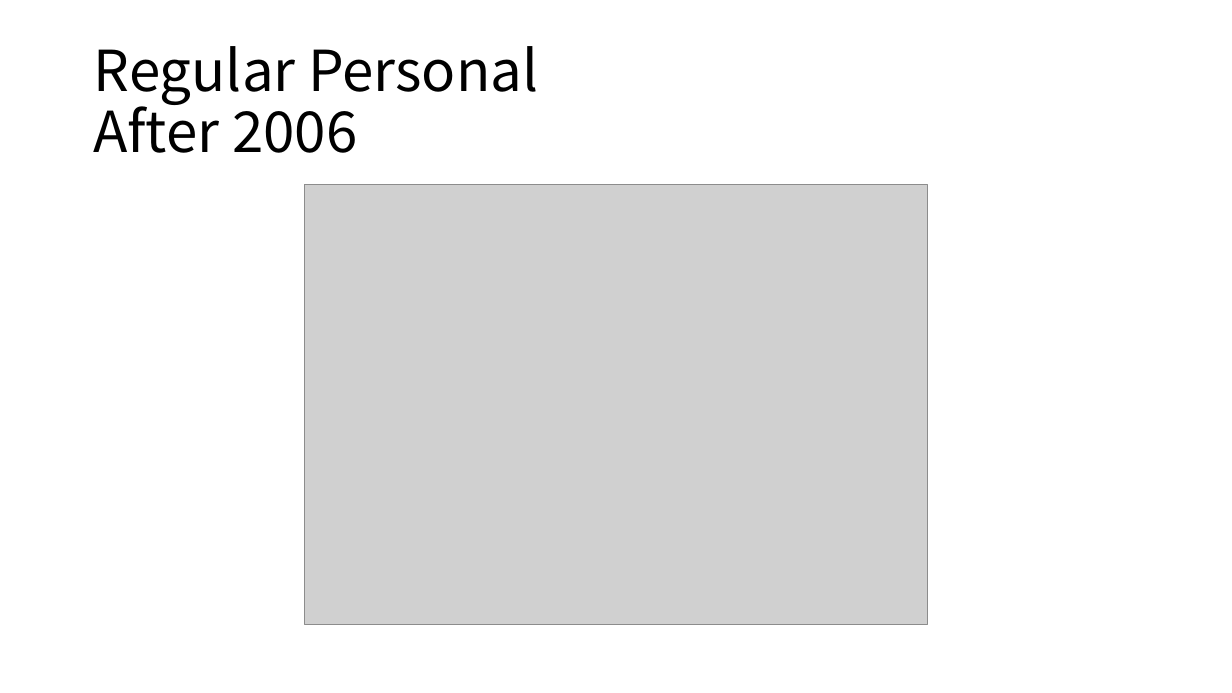
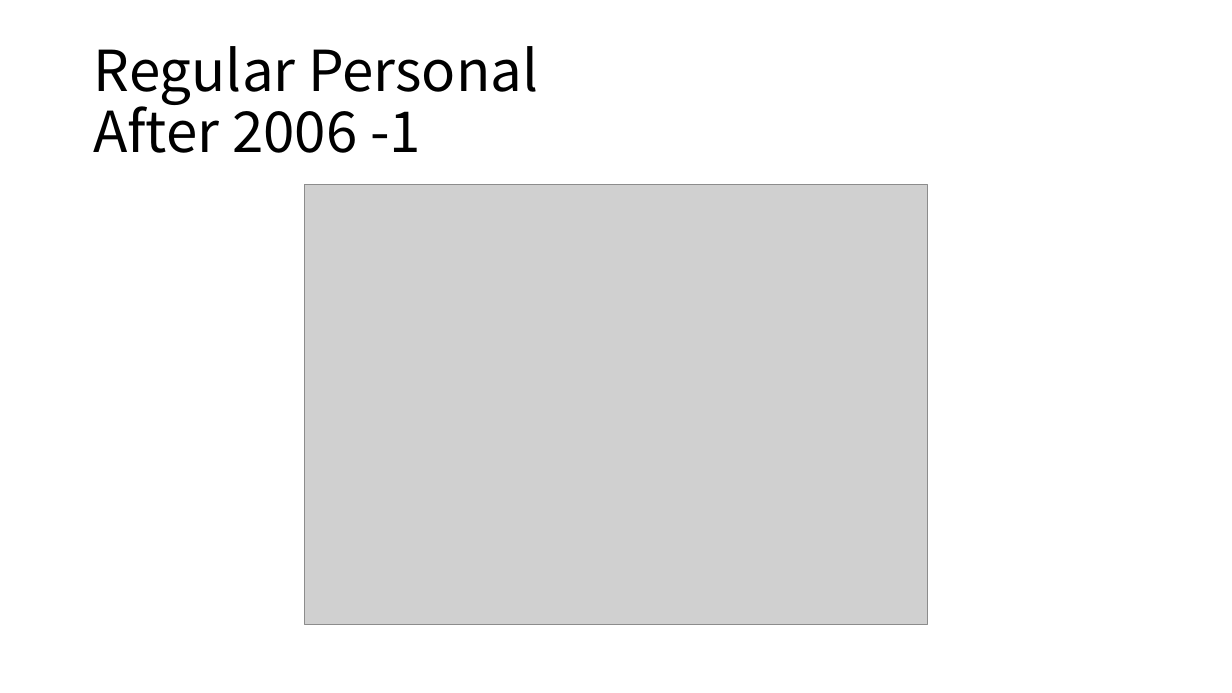
Before and after one commit to Usmankhujaev/KoreanCarPlateGenerator, a slide deck: slide 2 of Lisence_Format.pptx. Drawn at 1232x693 pixels with LibreOffice and Linux fonts; fonts in the diff are those of the drawing; grey boxes stand for pictures. Boxes give left, top, right and bottom in pixels: in the first picture for what was removed or moved away, otherwise in the second. Text is boxed around its words. In the diff, an @@ line names an element or a change of style, - is before the commit and + after.

```diff
--- a/Lisence_Format.pptx
+++ b/Lisence_Format.pptx
@@ title at bbox=[94, 46, 538, 153]: text changed @@
-Regular Personal
-After 2006
+Regular Personal
+After 2006 -1
```
Also in this commit, not shown: 2 other slides changed, 1 other file.
